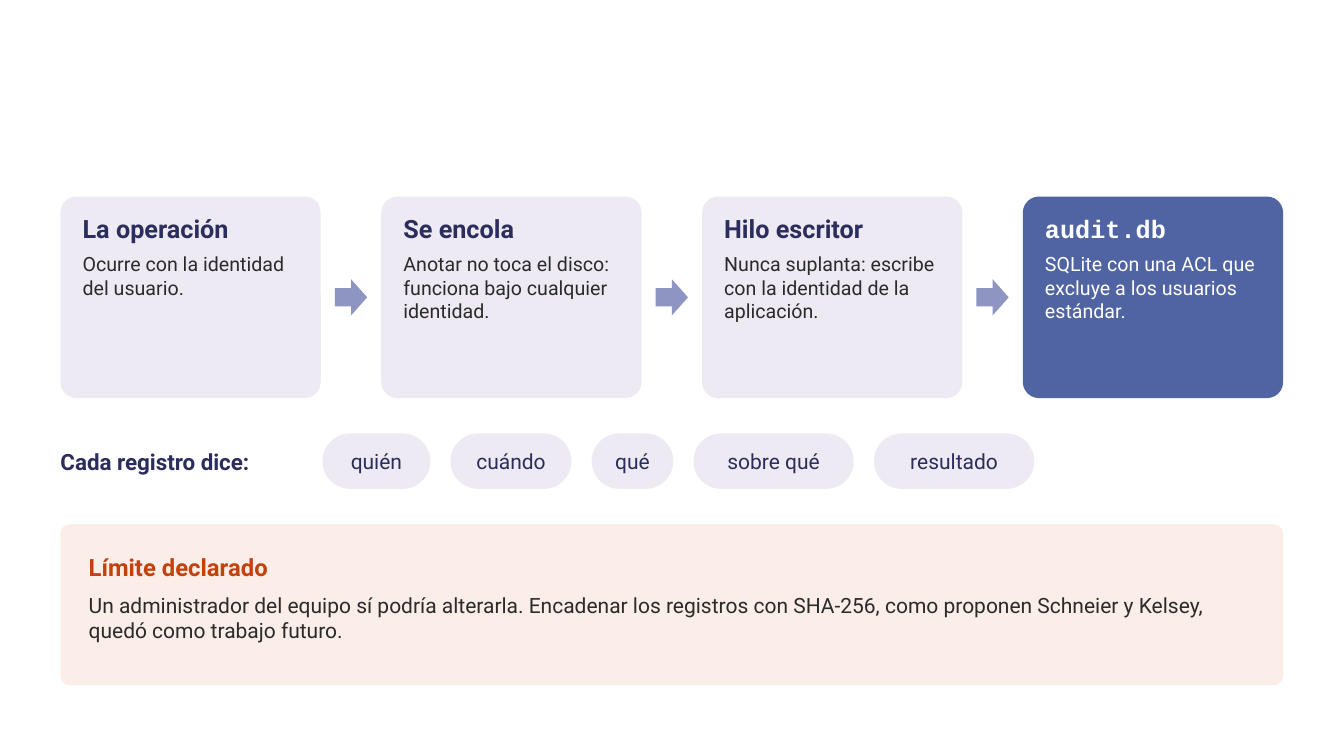
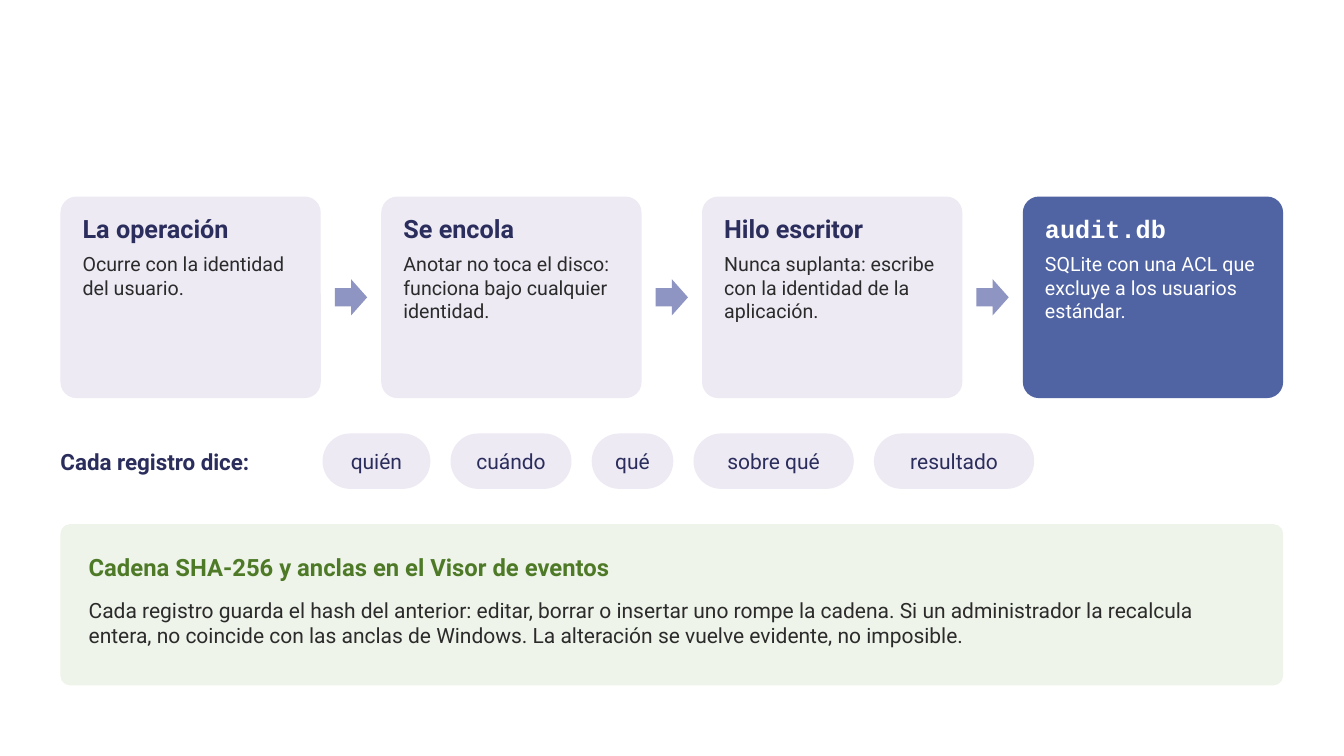
Before and after one commit to yanni2327/custodia, a slide deck: slide 10 of docs/Custodia_charla_TED.pptx. Drawn at 1344x756 pixels with LibreOffice and Linux fonts; fonts in the diff are those of the drawing; background and template pictures are left out. Boxes give left, top, right and bottom in pixels: in the first picture for what was removed or moved away, otherwise in the second. Text is boxed around its words. In the diff, an @@ line names an element or a change of style, - is before the commit and + after.

```diff
--- a/docs/Custodia_charla_TED.pptx
+++ b/docs/Custodia_charla_TED.pptx
@@ rounded rectangle at (60,524,1284,686): fill #FBEDE7 to #EEF4E9 @@
@@ text at (89,558,1193,648): text changed @@
-Límite declarado
-Un administrador del equipo sí podría alterarla. Encadenar los registros con SHA-256, como proponen Schneier y Kelsey, quedó como trabajo futuro.
+Cadena SHA-256 y anclas en el Visor de eventos
+Cada registro guarda el hash del anterior: editar, borrar o insertar uno rompe la cadena. Si un administrador la recalcula entera, no coincide con las anclas de Windows. La alteración se vuelve evidente, no imposible.
```
Also in this commit, not shown: 4 other slides changed, 1 slide added, 27 other files.
